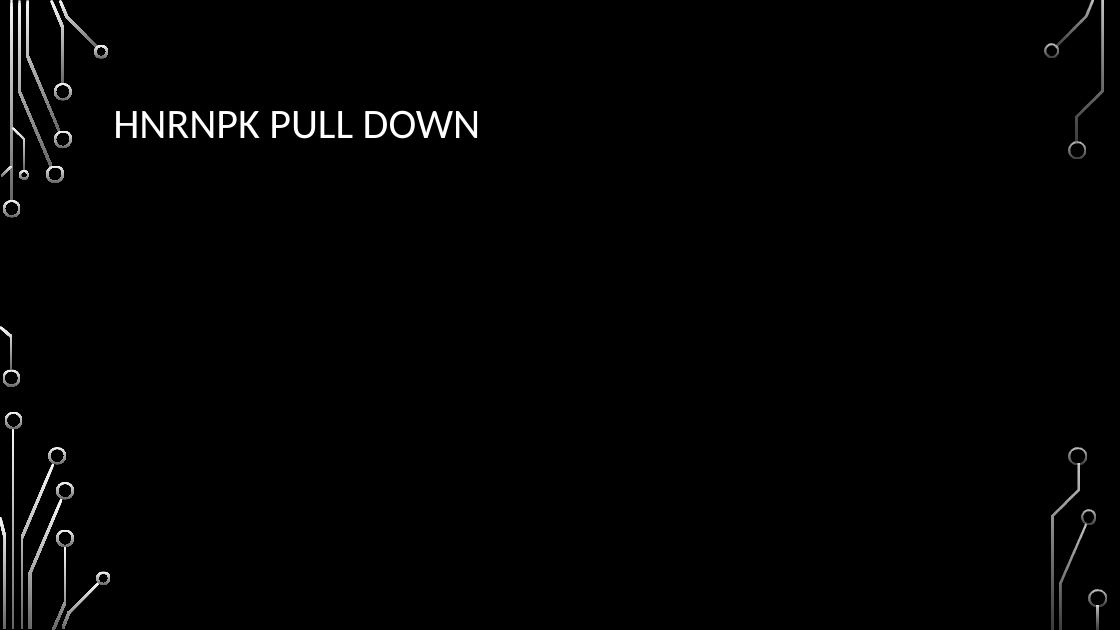
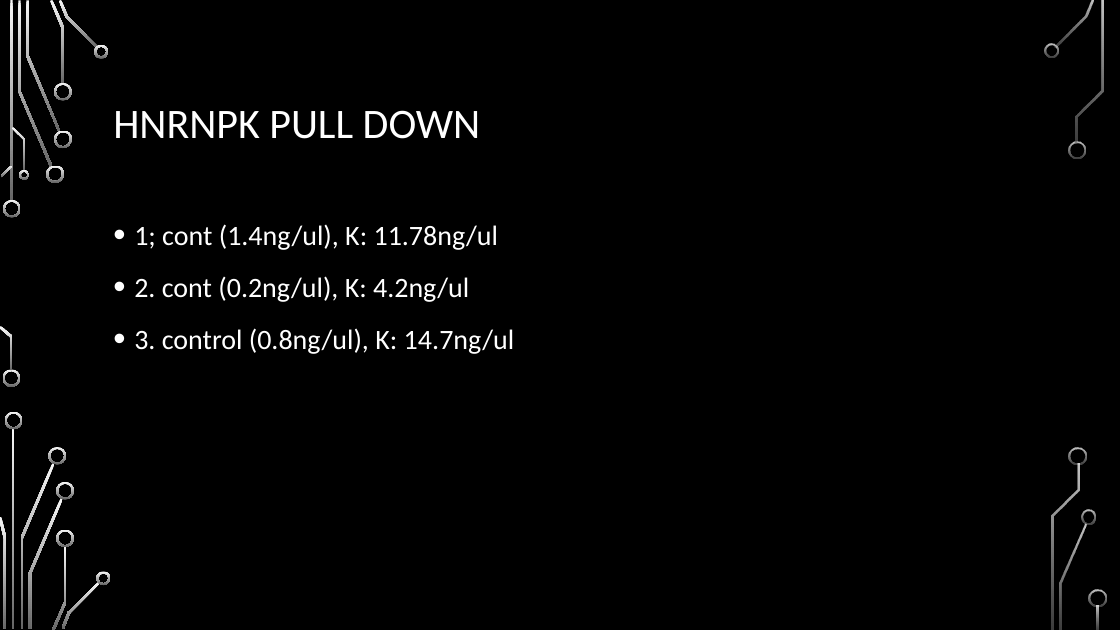
Before and after one commit to HarleyRobinson/Honours2, a slide deck: slide 11 of BackgroundInfo/MeetingSept.pptx (slide 10 before the commit). Drawn at 1120x630 pixels with LibreOffice and Linux fonts; fonts in the diff are those of the drawing; background and template pictures are left out. Boxes give left, top, right and bottom in pixels: in the first picture for what was removed or moved away, otherwise in the second. Text is boxed around its words. In the diff, an @@ line names an element or a change of style, - is before the commit and + after.

```diff
--- a/BackgroundInfo/MeetingSept.pptx
+++ b/BackgroundInfo/MeetingSept.pptx
@@ text added at (134, 224, 515, 354), 24 pt, text #FFFFFF @@
+• 1; cont (1.4ng/ul), K: 11.78ng/ul
+• 2. cont (0.2ng/ul), K: 4.2ng/ul
+• 3. control (0.8ng/ul), K: 14.7ng/ul
```
Also in this commit, not shown: 5 other slides changed, 2 slides added, 1 slide removed, 12 other files.
